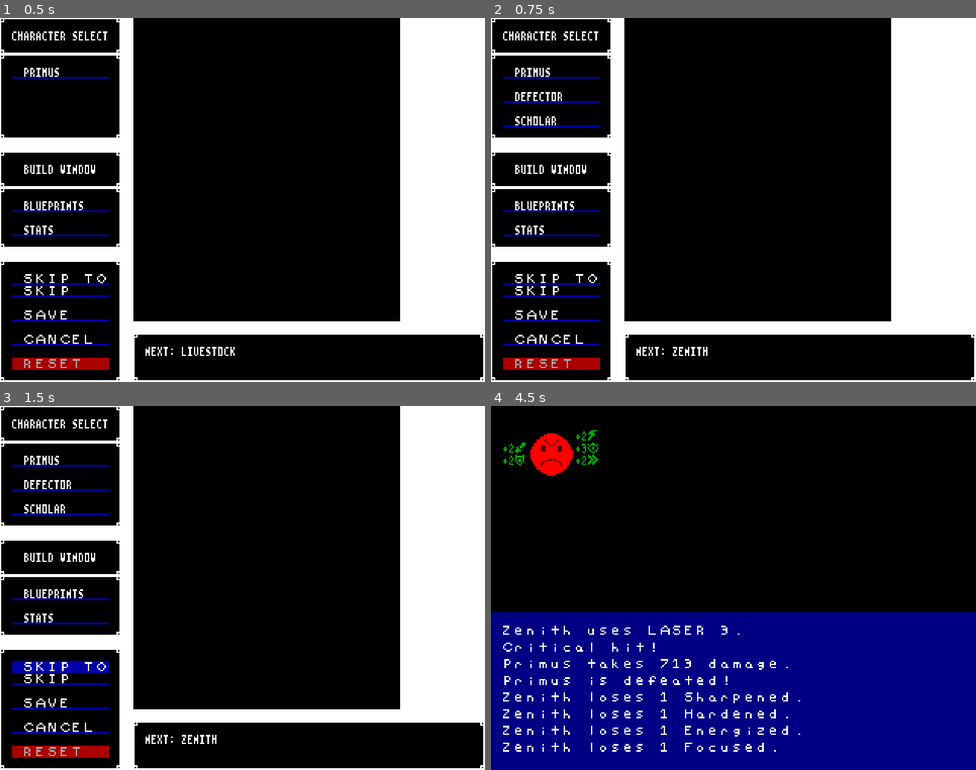
Above: before the commit, frames 1-4 (two rows, left to right).
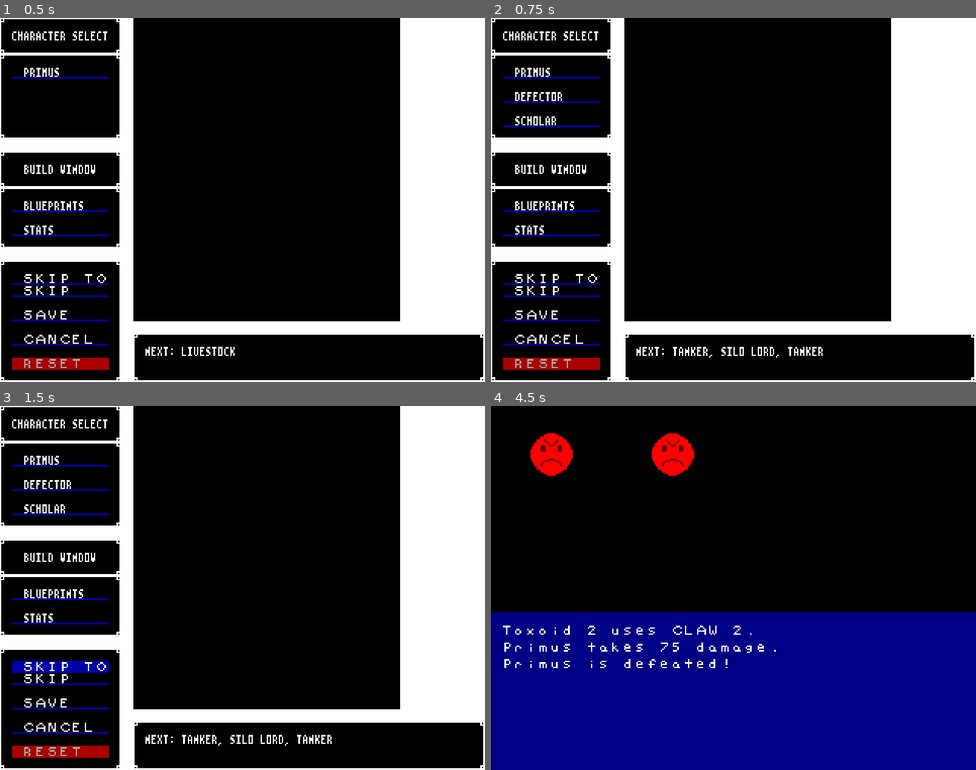
Above: after the commit, the same moments.

Repository: BeamBrain1/Morphose
Game: Godot game, scene res://Scenes/Global/root.tscn
Same seed, same stepped clock (60 frames per second), same inputs: the game is played once before the commit and once after it.
Inputs (mouse positions are in pixels of both pictures, inside the frame that each line leads up to):
- Up to frame 1 (0.5 s): no input
- Up to frame 2 (0.75 s): click "SKIP TO" at 0.5 s
- Up to frame 3 (1.5 s): click "SKIP TO" at 1.25 s
- Up to frame 4 (4.5 s): click "SKIP" at 2 s; click "SKIP" at 2.75 s; click "SAVE" at 3.5 s; tap Enter at 4.25 s; move the mouse to (709, 660) at 4.27 s; click (709, 660) at 4.35 s

Frame 1 is identical in both runs. In frame 2, 0.2% of the frame differs, in the area x 37-69%, y 90-94%; in frame 3, 0.2%; in frame 4, 3.0%, in the area x 2-64%, y 6-95%.
Error before the commit: Out of bounds get index '74' (on base: 'Array[Array]') (res://Scenes/Global/Tables/EncounterTable.gd:105)

Commit message:
Daily backup

Diff:
--- a/Scenes/Battle/Combatant.gd
+++ b/Scenes/Battle/Combatant.gd
@@ -716,6 +716,15 @@
 
 
 # Returns value of biggest debuff
+func biggestBuff() -> int:
+	var result: int = 0
+	for stacks in [regen_stacks, sharpened_stacks, hardened_stacks, keen_stacks, energized_stacks, focused_stacks]:
+		if stacks > result:
+			result = stacks
+	return result
+
+
+# Returns value of biggest debuff
 func biggestDebuff() -> int:
 	var result: int = 0
 	for stacks in [regen_stacks, sharpened_stacks, hardened_stacks, keen_stacks, energized_stacks, focused_stacks]:
--- a/Scenes/Battle/EnemyCombatant.gd
+++ b/Scenes/Battle/EnemyCombatant.gd
@@ -47,7 +47,7 @@
 	elif morphose.name.matchn("PROMETHEUS"):
 		result = prometheusChooseBlueprint()
 	elif morphose.name.matchn("ZENITH"):
-		result = zenithChooseBlueprint()
+		result = zenithChooseBlueprint(enemy_combatants)
 	else:
 		result = chooseBlueprintOrNullFromList(getPossibleBlueprintActions())
 
@@ -115,13 +115,12 @@
 
 	if silo_lord == null:	# If Silo Lord absent or defeated, act randomly
 		return chooseBlueprintOrNullFromList(getPossibleBlueprintActions())
-	if silo_lord.sumOfBuffs() < 3 and canUseBlueprint(getBlueprint("Turbo")):
+	if silo_lord.biggestBuff() < 2 and canUseBlueprint(getBlueprint("Turbo")):
 		return getBlueprint("Turbo")
 
 	var choice_list: Array = []
 	for blueprint in getPossibleBlueprintActions():
-		if not blueprint.base_display_name.matchn("Turbo"):
-			choice_list.append(blueprint)	# Don't Turbo Silo Lord if already buffed
+		choice_list.append(blueprint)
 	return chooseBlueprintOrNullFromList(choice_list)
 
 
@@ -156,7 +155,7 @@
 	return chooseBlueprintOrNullFromList(getPossibleBlueprintActions())
 
 
-func zenithChooseBlueprint() -> Blueprint:
+func zenithChooseBlueprint(enemy_combatants: Array[EnemyCombatant]) -> Blueprint:
 	var action_list: Array = []
 	if ai_sequence == 1:		# Start battle by using Perfect
 		return getBlueprint("Perfect", 1)
@@ -170,7 +169,8 @@
 			else:
 				addBlueprintToActionListIfUseable(action_list, "Mind Rip")
 				addBlueprintToActionListIfUseable(action_list, "Crush")
-				addBlueprintToActionListIfUseable(action_list, "Bud")
+				if enemy_combatants.size() < 5:
+					addBlueprintToActionListIfUseable(action_list, "Bud")
 				if sumOfBuffs() < 1:	# Consider using Perfect is buffs too low
 					addBlueprintToActionListIfUseable(action_list, "Perfect")
 		else:
@@ -180,7 +180,8 @@
 			else:
 				addBlueprintToActionListIfUseable(action_list, "Mind Rip")
 				addBlueprintToActionListIfUseable(action_list, "Crush")
-				addBlueprintToActionListIfUseable(action_list, "Bud")
+				if enemy_combatants.size() < 5:
+					addBlueprintToActionListIfUseable(action_list, "Bud")
 				addBlueprintToActionListIfUseable(action_list, "FusionBomb")
 				if sumOfBuffs() < 4:	# Consider using Perfect is buffs too low (higher threshold)
 					addBlueprintToActionListIfUseable(action_list, "Perfect")
--- a/Scenes/Controllers/ControllerBattle.gd
+++ b/Scenes/Controllers/ControllerBattle.gd
@@ -65,7 +65,7 @@
 # Run this if player lost battle
 func battleLost() -> void:
 	$BattleMessageDisplay.pushBattleMessage("You lose! All party members have been given " + str(consolationMuta()) + " Muta. Build them up and try again!")
-	ActiveSaveData.awardMuta(consolationMuta())
+	ActiveSaveData.party.awardMuta(consolationMuta())
 	battle_won = false
 	await showBattleMessages(true)
 
@@ -73,7 +73,7 @@
 # Run this if player won battle
 func battleWon() -> void:
 	$BattleMessageDisplay.pushBattleMessage("You win!\nReceived " + str(victoryMuta()) + " Muta. Build your party up for the next battle!")
-	ActiveSaveData.awardMuta(victoryMuta())
+	ActiveSaveData.party.awardMuta(victoryMuta())
 	battle_won = true
 	await showBattleMessages(true)
 
@@ -165,7 +165,7 @@
 	if blueprint.special.matchn("swarm"):
 		specialReinforce("Swarmer", 4)
 	elif blueprint.special.matchn("bud"):
-		specialReinforce("Z-Spawn", 3)
+		specialReinforce("Z-Spawn", 4)
 
 
 func specialReinforce(enemy_type: String, num_joiners: int) -> void:
@@ -290,7 +290,7 @@
 
 	var party_members: Array[PartyCombatant]
 
-	for party_member in ActiveSaveData.party_members:
+	for party_member in ActiveSaveData.party.members:
 		party_members.append(PartyCombatant.new(party_member))
 
 	$PartyStatusDisplay.assignPartyMemberStatusDisplaysFromList(party_members)
--- /dev/null
+++ b/Scenes/Controllers/ControllerOverworld.tscn
@@ -0,0 +1,7 @@
+[gd_scene format=3 uid="uid://bhyb70w2bbolu"]
+
+[ext_resource type="Script" uid="uid://bo3xlx1smhxx6" path="res://Scenes/Controllers/controller_overworld.gd" id="1_b4ioc"]
+
+[node name="ControllerOverworld" type="Node2D" unique_id=936877717]
+script = ExtResource("1_b4ioc")
+metadata/_custom_type_script = "uid://c6b3kksmaoyke"
--- a/Scenes/Controllers/controller_build_character.gd
+++ b/Scenes/Controllers/controller_build_character.gd
@@ -21,16 +21,16 @@
 	blueprints_support = []
 	blueprints_passive = []
 
-	for item in ActiveSaveData.party_members:
+	for item in ActiveSaveData.party.members:
 		party_member_list.append(item)
 
-	for item in ActiveSaveData.found_blueprints_attack:
+	for item in ActiveSaveData.party.found_blueprints_attack:
 		blueprints_attack.append(item)
 
-	for item in ActiveSaveData.found_blueprints_support:
+	for item in ActiveSaveData.party.found_blueprints_support:
 		blueprints_support.append(item)
 
-	for item in ActiveSaveData.found_blueprints_passive:
+	for item in ActiveSaveData.party.found_blueprints_passive:
 		blueprints_passive.append(item)
 
 	$WindowBase.loadPartyMemberList(party_member_list)
@@ -99,7 +99,7 @@
 
 
 func save() -> void:
-	ActiveSaveData.party_members = party_member_list
+	ActiveSaveData.party.members = party_member_list
 	root.setActiveController("Battle")
 
 
--- /dev/null
+++ b/Scenes/Controllers/controller_overworld.gd
@@ -0,0 +1,26 @@
+extends Controller
+
+var danger_level: int = 0
+const ENCOUNTER_RATE: int = 10
+const ENCOUNTER_THRESHOLD: int = 100
+
+const TILE_SIZE: int = 16
+
+
+func partyStep(direction: GlobalProgramData.DIRECTION) -> void:
+	danger_level += 1 + randi() % ENCOUNTER_RATE
+	if danger_level >= ENCOUNTER_THRESHOLD:
+		doEncounter()
+
+
+func doEncounter() -> void:
+	danger_level = 0
+	print("Encounter")
+
+
+func gridPosition(object) -> Vector2:
+	return object.position / TILE_SIZE
+
+
+static func gridPositionToCanvasPosition(grid_position: Vector2) -> Vector2:
+	return grid_position * TILE_SIZE
--- a/Scenes/Global/ActiveSaveData.gd
+++ b/Scenes/Global/ActiveSaveData.gd
@@ -1,30 +1,11 @@
 extends Node
 
-static var party_members: Array[PartyMember] = []
+static var party: Party = Party.new()
 static var found_blueprints_attack: Array[BlueprintAttack] = []
 static var found_blueprints_support: Array[BlueprintSupport] = []
 static var found_blueprints_passive: Array[BlueprintPassive] = []
 static var current_battle = 0
 
 
-static func addPartyMember(party_member: PartyMember) -> void:
-	party_members.append(party_member)
-
-
-static func addBlueprint(blueprint) -> void:
-	if blueprint is BlueprintAttack:
-		found_blueprints_attack.append(blueprint)
-	elif blueprint is BlueprintSupport:
-		found_blueprints_support.append(blueprint)
-	elif blueprint is BlueprintPassive:
-		found_blueprints_passive.append(blueprint)
-
-
-# Award Muta to all current party members
-static func awardMuta(muta: int) -> void:
-	for member in party_members:
-		member.bio_energy += muta
-
-
 static func getNextBattle() -> Array:
 	return EncounterTable.getEncounterAtIndex(current_battle)
--- a/Scenes/Global/Constructs/PartyMember.gd
+++ b/Scenes/Global/Constructs/PartyMember.gd
@@ -17,6 +17,7 @@
 const PARTY_MEMBER_3_NAME: String = "Scholar"
 
 var bio_energy: int = 0		# Unspent bio-energy
+const MAX_STORED_BIO_ENERGY: int = 99999
 
 var discounted_stats: Array[GlobalProgramData.COMBAT_STAT] = [] # Discounted stats are cheaper to upgrade than base cost
 
@@ -299,3 +300,7 @@
 			uninstallBlueprint(allBlueprints().back())
 	else:
 		push_error("Tried to remove blueprint slot at min slots")
+
+
+func giveBioEnergy(muta: int) -> void:
+	bio_energy += muta
--- a/Scenes/Global/GlobalProgramData.gd
+++ b/Scenes/Global/GlobalProgramData.gd
@@ -8,3 +8,13 @@
 static var all_blueprints: Array = BlueprintLoader.blueprintList()
 
 enum COMBAT_STAT {HP, ATTACK, DEFENSE, SENSES, SPEED, TECH_POINTS}
+
+
+enum DIRECTION {UP, DOWN, LEFT, RIGHT}
+
+const direction_vector: Dictionary = {
+	DIRECTION.UP: Vector2.UP,
+	DIRECTION.RIGHT: Vector2.UP,
+	DIRECTION.DOWN: Vector2.UP,
+	DIRECTION.LEFT: Vector2.UP
+}
--- /dev/null
+++ b/Scenes/Global/Party.tscn
@@ -0,0 +1,6 @@
+[gd_scene format=3 uid="uid://p02ppxjudw6n"]
+
+[ext_resource type="Script" uid="uid://2g70auh7m53a" path="res://Scenes/Global/party.gd" id="1_5etsk"]
+
+[node name="Party" type="Node2D" unique_id=1363736307]
+script = ExtResource("1_5etsk")
--- a/Scenes/Global/Tables/EnemyTable.gd
+++ b/Scenes/Global/Tables/EnemyTable.gd
@@ -308,10 +308,10 @@
 	current_enemy.name = "Silo Lord"
 	current_enemy.hp = 800
 	current_enemy.tech_points = 200
-	current_enemy.attack = 40
+	current_enemy.attack = 30
 	current_enemy.defense = 40
-	current_enemy.senses = 30
-	current_enemy.speed = 30
+	current_enemy.senses = 40
+	current_enemy.speed = 25
 	current_enemy.support_priority = 1
 	current_enemy.installBlueprintByNameAndTier("Missile", 2)
 	current_enemy.installBlueprintByNameAndTier("FragBomb", 2)
@@ -324,12 +324,12 @@
 	current_enemy.hp = 400
 	current_enemy.tech_points = 120
 	current_enemy.attack = 1
-	current_enemy.defense = 40
+	current_enemy.defense = 30
 	current_enemy.senses = 40
 	current_enemy.speed = 40
 	current_enemy.installBlueprintByNameAndTier("ChemBomb", 2)
-	current_enemy.installBlueprintByNameAndTier("Turbo", 2)
-	current_enemy.installBlueprintByNameAndTier("Honey", 2, 2)
+	current_enemy.installBlueprintByNameAndTier("Turbo", 2, 0)
+	current_enemy.installBlueprintByNameAndTier("Honey", 2, 4)
 	current_enemy.installBlueprintByNameAndTier("Hydrocoat", 1)
 	current_enemy.installBlueprintByNameAndTier("Molt", 1)
 	addEnemyToTable(current_enemy)
--- /dev/null
+++ b/Scenes/Global/party.gd
@@ -0,0 +1,33 @@
+class_name Party
+extends Node2D
+
+var members: Array[PartyMember] = []
+var location: OverworldPosition
+
+var found_blueprints_attack: Array[BlueprintAttack] = []
+var found_blueprints_support: Array[BlueprintSupport] = []
+var found_blueprints_passive: Array[BlueprintPassive] = []
+
+
+func _init() -> void:
+	members = []
+	location = OverworldPosition.new()
+
+
+func addPartyMember(party_member: PartyMember) -> void:
+	members.append(party_member)
+
+
+func addBlueprint(blueprint) -> void:
+	if blueprint is BlueprintAttack:
+		found_blueprints_attack.append(blueprint)
+	elif blueprint is BlueprintSupport:
+		found_blueprints_support.append(blueprint)
+	elif blueprint is BlueprintPassive:
+		found_blueprints_passive.append(blueprint)
+
+
+# Award Muta to all current party members
+func awardMuta(muta: int) -> void:
+	for member in members:
+		member.giveBioEnergy(muta)
--- a/Scenes/Global/root.gd
+++ b/Scenes/Global/root.gd
@@ -43,12 +43,12 @@
 
 func skipBattle() -> void:
 	var base_muta_value : int = EncounterTable.getEncounterBioEnergyValue(ActiveSaveData.current_battle)
-	ActiveSaveData.awardMuta(ceili(float(base_muta_value) / ActiveSaveData.party_members.size()))
+	ActiveSaveData.party.awardMuta(ceili(float(base_muta_value) / ActiveSaveData.party.members.size()))
 	toCharacterBuildScreen(true)
 
 
 func skipToEncounter() -> void:
-	while not EncounterTable.encounterHasEnemy(EncounterTable.table[ActiveSaveData.current_battle], "Zenith"):
+	while not EncounterTable.encounterHasEnemy(EncounterTable.table[ActiveSaveData.current_battle], "Silo Lord"):
 		skipBattle()
 
 
@@ -66,7 +66,7 @@
 
 	c1.installBlueprint(Blueprint.getBlueprintFromGlobalList("Claw", 1), true)
 
-	ActiveSaveData.addPartyMember(c1)
+	ActiveSaveData.party.addPartyMember(c1)
 
 
 func addDefector():
@@ -83,7 +83,7 @@
 
 	c2.installBlueprint(Blueprint.getBlueprintFromGlobalList("Claw", 1), true)
 
-	ActiveSaveData.addPartyMember(c2)
+	ActiveSaveData.party.addPartyMember(c2)
 
 
 func addScholar():
@@ -102,14 +102,14 @@
 	c3.installBlueprint(Blueprint.getBlueprintFromGlobalList("Acid Spit", 1), true)
 	c3.installBlueprint(Blueprint.getBlueprintFromGlobalList("Honey", 1), true)
 	c3.installBlueprint(Blueprint.getBlueprintFromGlobalList("Whet", 1), true)
-	ActiveSaveData.addPartyMember(c3)
+	ActiveSaveData.party.addPartyMember(c3)
 
 
 func loadBlueprints() -> void:
 	for blueprint in GlobalProgramData.all_blueprints:
 		if blueprint is BlueprintAttack:
-			ActiveSaveData.found_blueprints_attack.append(blueprint)
+			ActiveSaveData.party.found_blueprints_attack.append(blueprint)
 		elif blueprint is BlueprintSupport:
-			ActiveSaveData.found_blueprints_support.append(blueprint)
+			ActiveSaveData.party.found_blueprints_support.append(blueprint)
 		elif blueprint is BlueprintPassive:
-			ActiveSaveData.found_blueprints_passive.append(blueprint)
+			ActiveSaveData.party.found_blueprints_passive.append(blueprint)
--- /dev/null
+++ b/Scenes/Overworld/overworld_position.gd
@@ -0,0 +1,10 @@
+class_name OverworldPosition
+extends Node
+
+var map_name: String = ""
+var grid_position: Vector2 = Vector2(0, 0)
+
+
+func _init(map_in: String = "", grid_position_in: Vector2 = Vector2(0, 0)):
+	map_name = map_in
+	grid_position = grid_position_in
Binary file added: Graphics/OverworldObjects/party.png
Not shown, added: Graphics/OverworldObjects/party.png.import
Binary file added: Graphics/Tilemaps/test.png
Not shown, added: Graphics/Tilemaps/test.png.import
Not shown, added: Scenes/Controllers/controller_overworld.gd.uid
Not shown, added: Scenes/Global/party.gd.uid
Not shown, added: Scenes/Overworld/overworld_position.gd.uid
